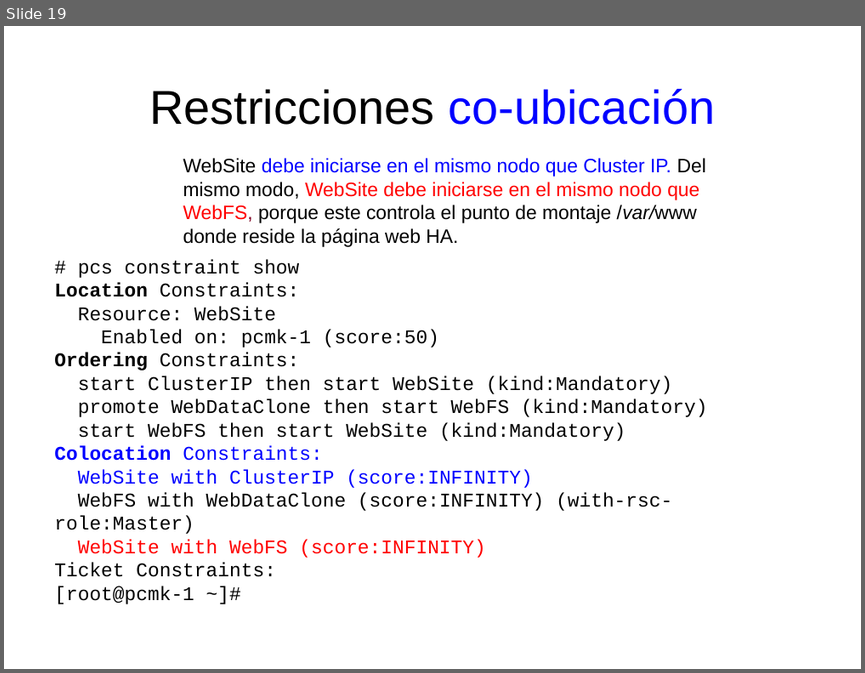
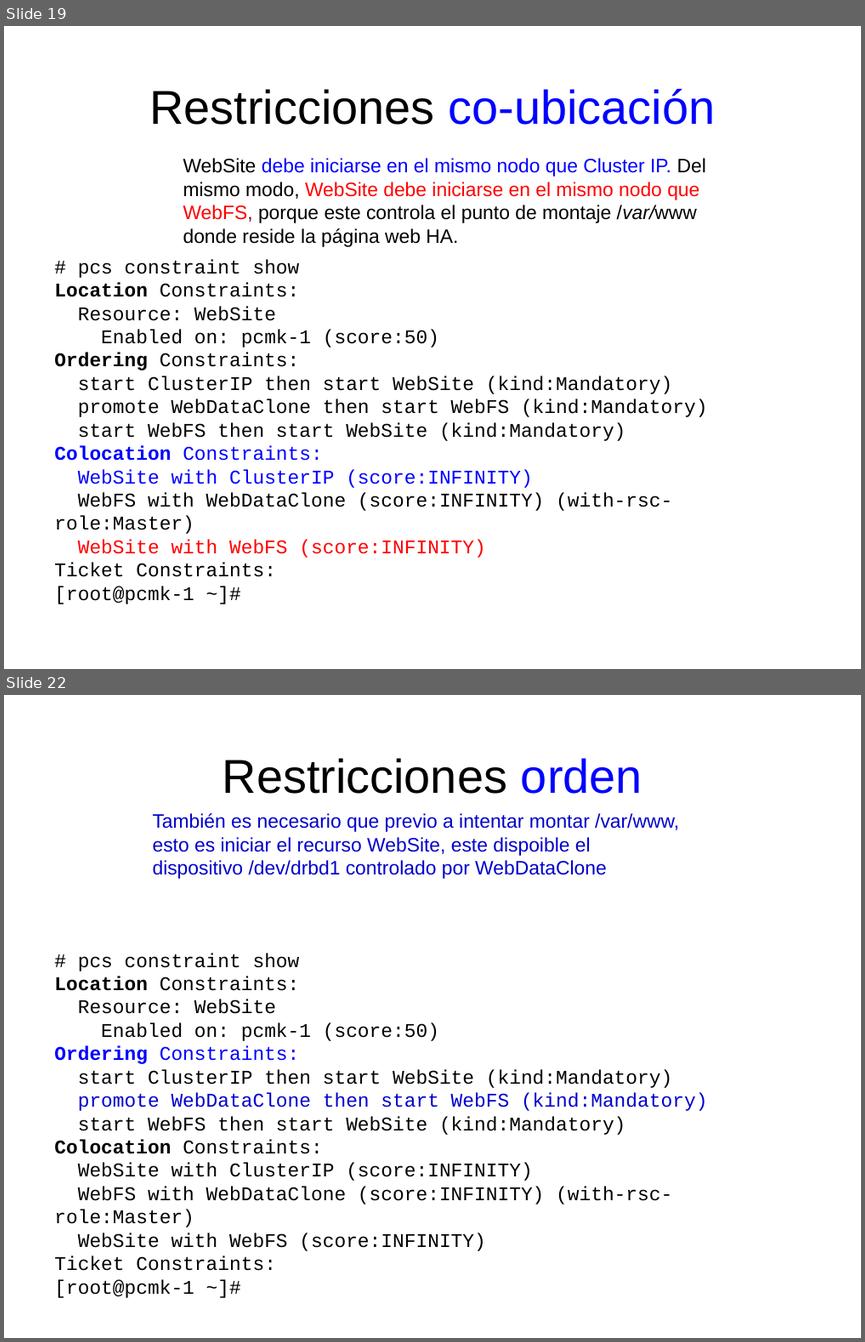
Before and after one commit to niniadcobre/asa, a slide deck: clases/cluster.odp. Shown one above the other, each under a label of ours: slide 19 before the commit, slides 19 and 22 after it; the slides between them are not shown. The pictures are 865x673 and 865x1342 pixels, drawn with LibreOffice and Linux fonts; fonts in the diff are those of the drawing. Boxes give left, top, right and bottom in pixels: in the first picture for what was removed or moved away, otherwise in the second. Text is boxed around its words. In the diff, an @@ line names an element or a change of style, - is before the commit and + after.

Commit message:
clase cluster, restricciones

```diff
--- a/clases/cluster.odp
+++ b/clases/cluster.odp
@@ slide 22 added at [4, 695, 861, 1338], background #FFFFFF @@
@@ title added at [222, 758, 642, 794], 44 pt, text #000000 @@
+Restricciones orden
@@ text added at [153, 813, 679, 879], 18 pt, text #0000CC @@
+También es necesario que previo a intentar montar /var/www, esto es iniciar el recurso WebSite, este dispoible el dispositivo /dev/drbd1 controlado por WebDataClone
@@ text added at [54, 953, 707, 1298], 18 pt, text #000000 @@
+# pcs constraint show
+Location Constraints:
+Resource: WebSite
+Enabled on: pcmk-1 (score:50)
+Ordering Constraints:
+start ClusterIP then start WebSite (kind:Mandatory)
+promote WebDataClone then start WebFS (kind:Mandatory)
+start WebFS then start WebSite (kind:Mandatory)
+Colocation Constraints:
+WebSite with ClusterIP (score:INFINITY)
+WebFS with WebDataClone (score:INFINITY) (with-rsc-role:Master)
+WebSite with WebFS (score:INFINITY)
+Ticket Constraints:
+[root@pcmk-1 ~]#
```
Also in this commit, not shown: 8 slides changed, 1 other slide added.
